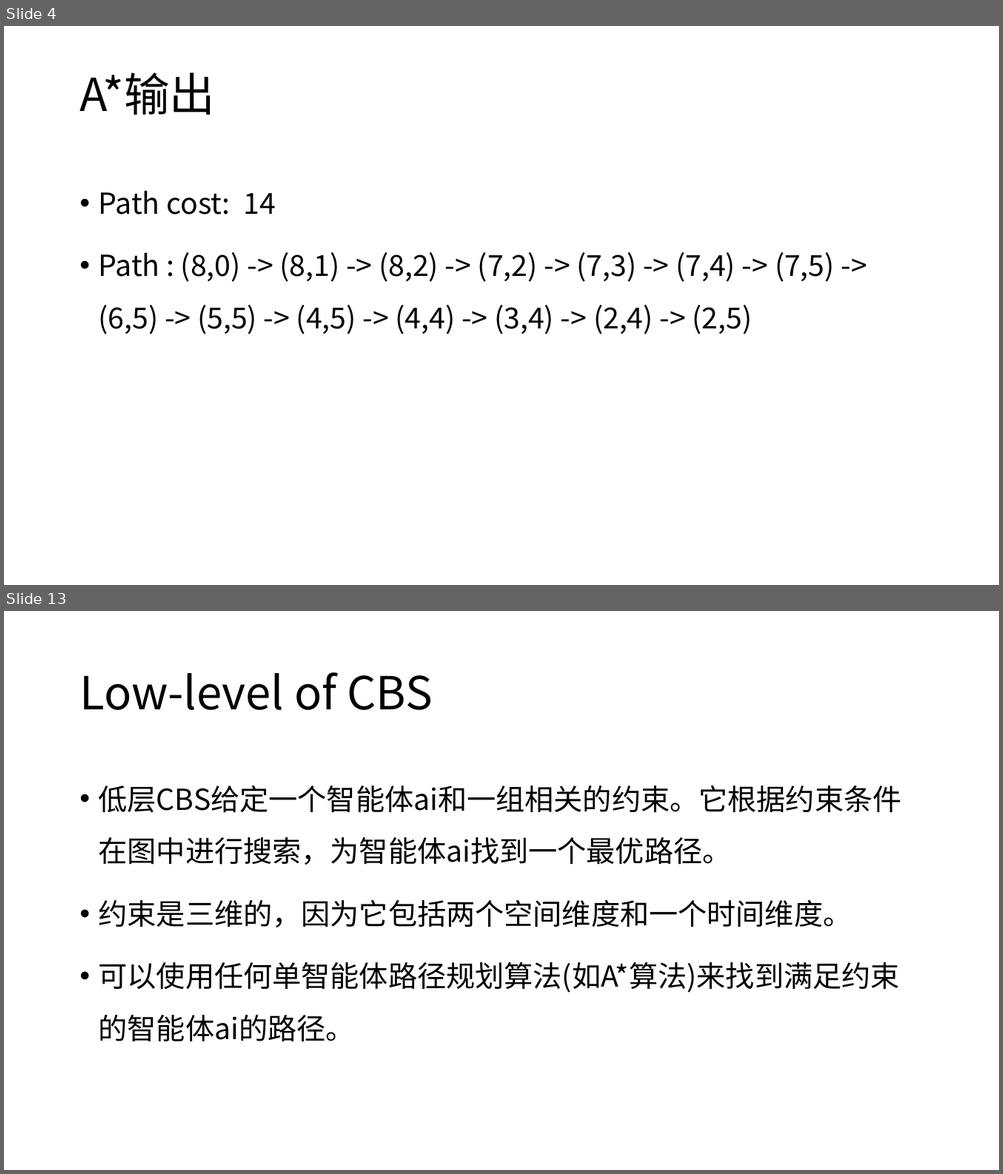
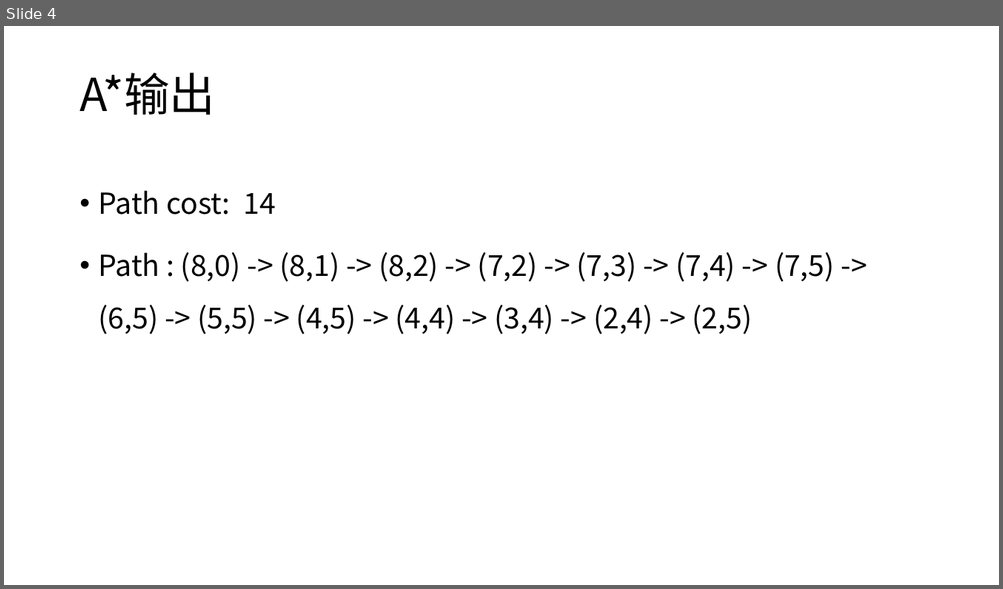
Before and after one commit to ssfc/npbenchmark, a slide deck: npbenchmark-main/MAPF/A_star.pptx. Shown one above the other, each under a label of ours: slides 4 and 13 before the commit, slide 4 after it; the slides between them are not shown. The pictures are 1003x1174 and 1003x589 pixels, drawn with LibreOffice and Linux fonts; fonts in the diff are those of the drawing. Boxes give left, top, right and bottom in pixels: in the first picture for what was removed or moved away, otherwise in the second. Text is boxed around its words. In the diff, an @@ line names an element or a change of style, - is before the commit and + after.

```diff
--- a/npbenchmark-main/MAPF/A_star.pptx
+++ b/npbenchmark-main/MAPF/A_star.pptx
@@ slide 13 removed at (4,611,999,1170), background #FFFFFF @@
@@ title removed at (79,672,432,710) @@
-Low-level of CBS
@@ text removed at (99,786,902,1042) @@
-• 低层CBS给定一个智能体ai和一组相关的约束。它根据约束条件在图中进行搜索，为智能体ai找到一个最优路径。
-• 约束是三维的，因为它包括两个空间维度和一个时间维度。
-• 可以使用任何单智能体路径规划算法(如A*算法)来找到满足约束的智能体ai的路径。
```
Also in this commit, not shown: 1 slide changed, 9 slides added, 8 other slides removed, 4 other files.
